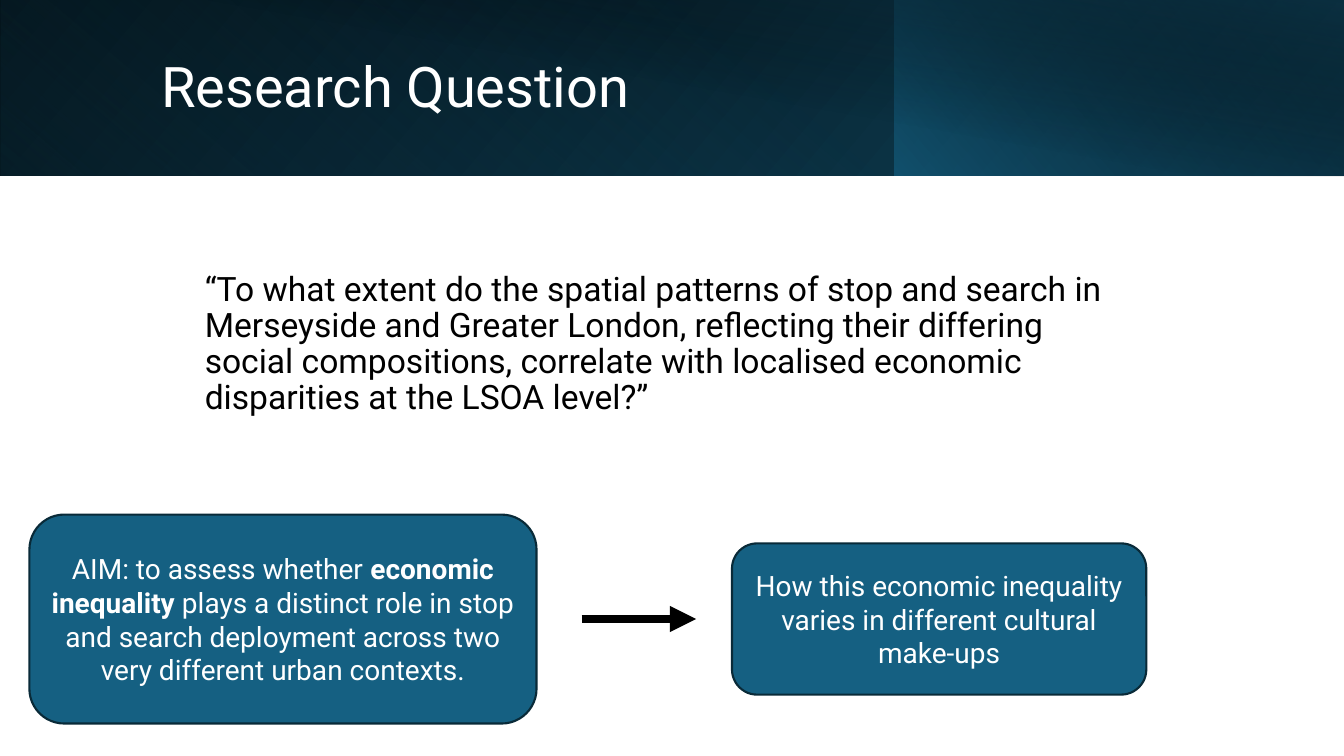
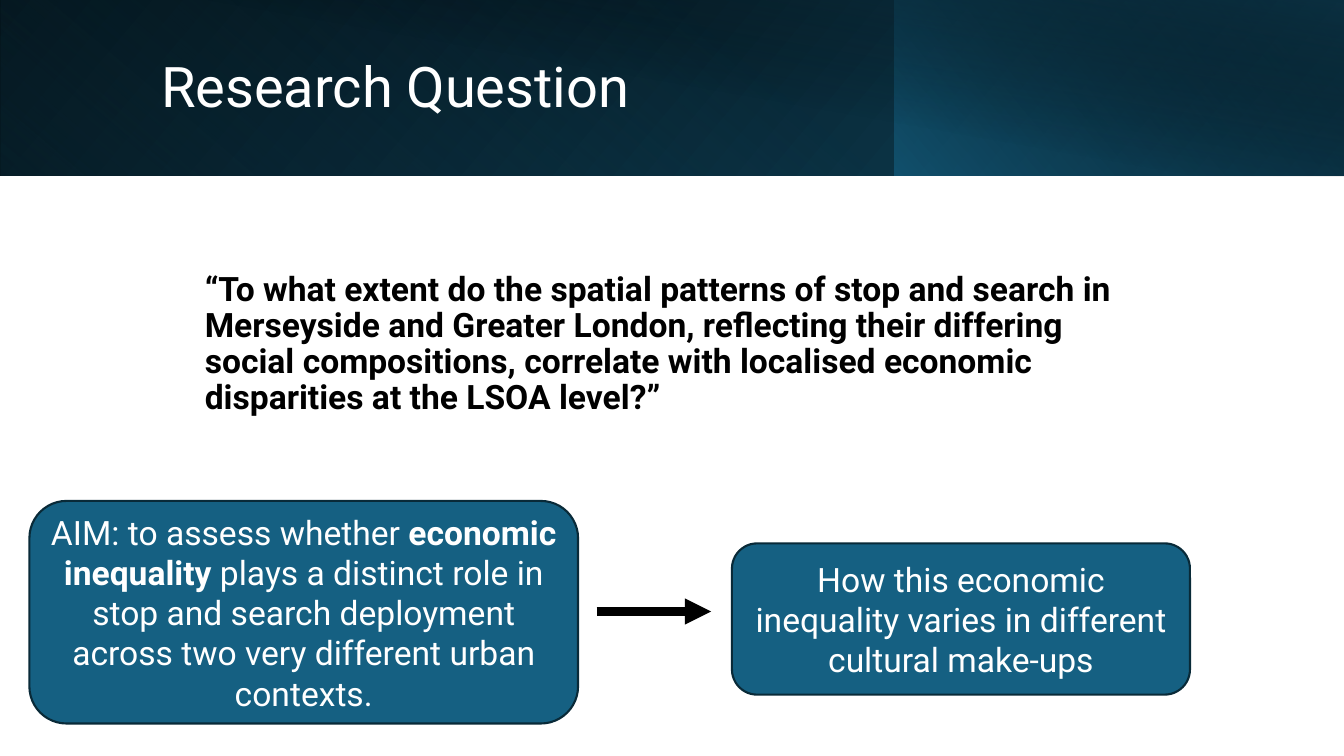
Before and after one commit to KofiBartonByfield/Dissertation, a slide deck: slide 4 of documents/The Price of Policing.pptx. Drawn at 1344x756 pixels with LibreOffice and Linux fonts; fonts in the diff are those of the drawing. Boxes give left, top, right and bottom in pixels: in the first picture for what was removed or moved away, otherwise in the second. Text is boxed around its words. In the diff, an @@ line names an element or a change of style, - is before the commit and + after.

```diff
--- a/documents/The Price of Policing.pptx
+++ b/documents/The Price of Policing.pptx
@@ text "“To what extent do the ..." at (205, 275, 1111, 416): bold on @@
@@ rounded rectangle "AIM: to assess whether economic ..." at (29, 501, 578, 724): size 20 to 24 pt @@
@@ rounded rectangle "AIM: to assess whether economic ...": place and size @@
-rounded rectangle "AIM: to assess whether economic ..." at (29, 514, 536, 723)
+rounded rectangle "AIM: to assess whether economic ..." at (29, 501, 578, 724)
@@ rounded rectangle "How this economic inequality varies ...": place and size @@
-rounded rectangle "How this economic inequality varies ..." at (732, 543, 1146, 695)
+rounded rectangle "How this economic inequality varies ..." at (732, 543, 1190, 695)
@@ rounded rectangle "How this economic inequality varies ..." at (732, 543, 1190, 695): size 20 to 24 pt @@
@@ arrow moved from (582, 619) - (697, 619) to (597, 612) - (712, 612) @@
```
Also in this commit, not shown: 6 other slides changed, 2 slides added.
